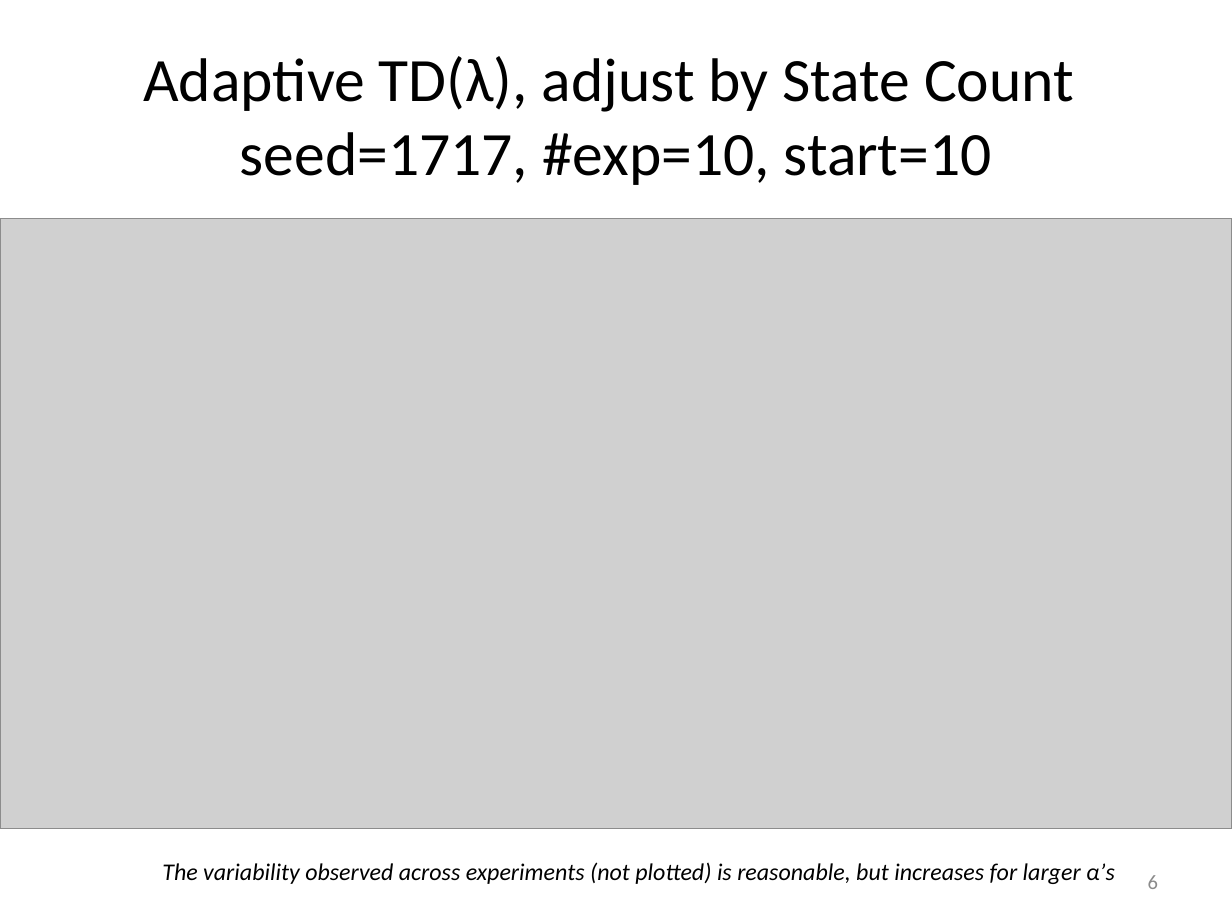
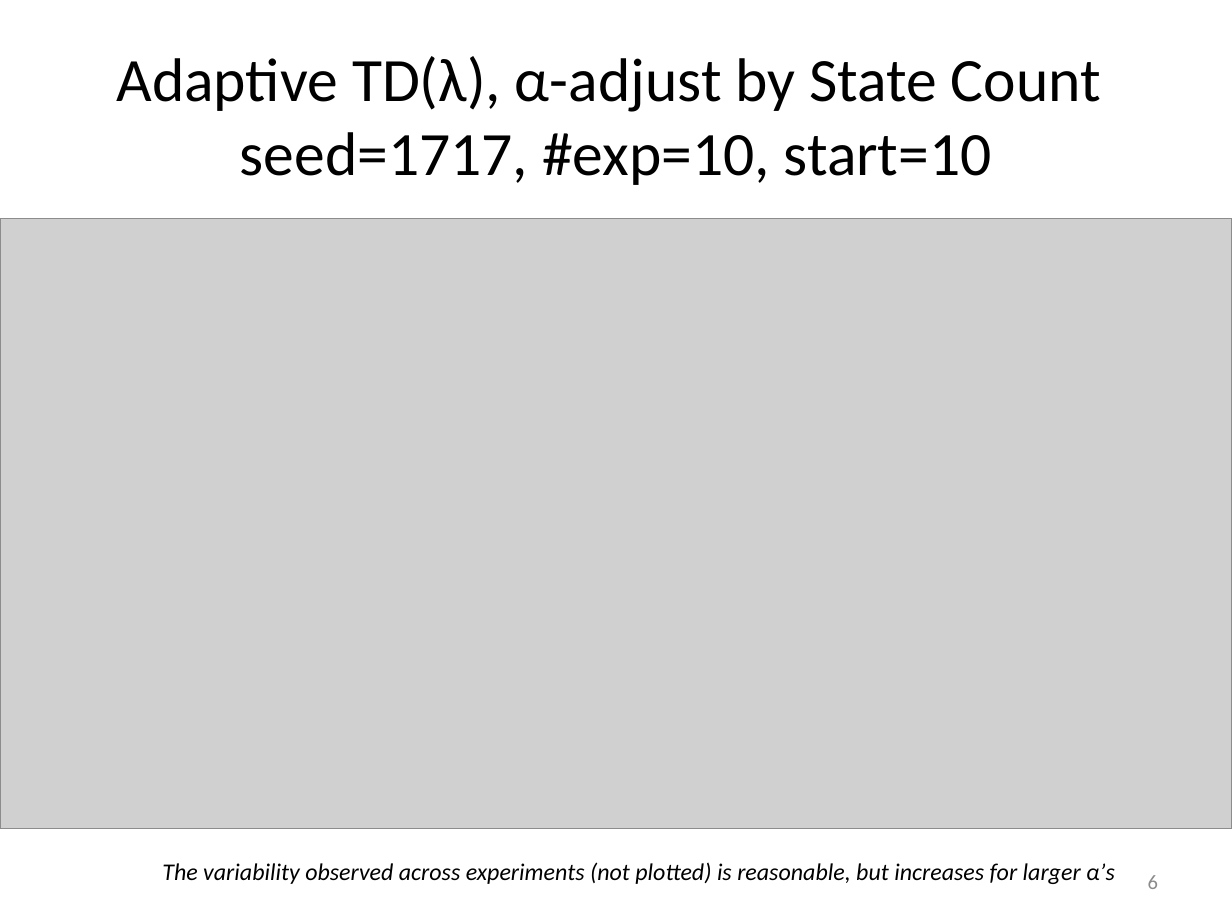
Before and after one commit to mastropi/RL, a slide deck: slide 6 of RL-001-MemoryManagement/results/202005May20-TestsTDLambda&AdaptiveTDLambda-1DGridworld.pptx. Drawn at 1232x924 pixels with LibreOffice and Linux fonts; fonts in the diff are those of the drawing; grey boxes stand for pictures. Boxes give left, top, right and bottom in pixels: in the first picture for what was removed or moved away, otherwise in the second. Text is boxed around its words. In the diff, an @@ line names an element or a change of style, - is before the commit and + after.

Commit message:
Definition of state-dependent lambda as a function of delta(t) relative to the average state value function
In addition:
- Updated the violinplot with better documentation and improved customization.
- Stored results as pickle and png files.
- Updated PPT with main results.

```diff
--- a/RL-001-MemoryManagement/results/202005May20-TestsTDLambda&AdaptiveTDLambda-1DGridworld.pptx
+++ b/RL-001-MemoryManagement/results/202005May20-TestsTDLambda&AdaptiveTDLambda-1DGridworld.pptx
@@ title at [116, 56, 1101, 185]: text changed @@
-Adaptive TD(λ), adjust by State Count
-seed=1717, #exp=10, start=10
+Adaptive TD(λ), α-adjust by State Count
+seed=1717, #exp=10, start=10
```
Also in this commit, not shown: 11 other slides changed, 11 slides added, 42 other files.
